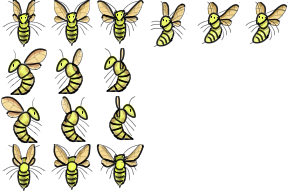
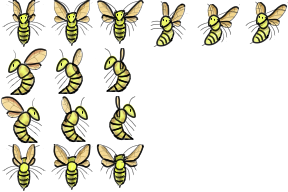
Comparing the layer stacks of the two w=288, h=192 images. Changes:
painted on "Legs" (2nd of 15, in "Left down 2" › "Line") over [197, 1, 240, 46]
painted on "Tactiles" (2nd of 3, in "Left down 2" › "Line") over [197, 1, 240, 46]
painted on "Patterns" (3rd of 28, in "Left down 2" › "Line") over [197, 1, 240, 46]
painted on "Eyes" (2nd of 6, in "Left down 2" › "Line") over [197, 1, 240, 46]
painted on "Back wings" (2nd of 8, in "Left down 2" › "Line") over [197, 1, 240, 46]
painted on "Front wings" (2nd of 8, in "Left down 2" › "Line") over [197, 1, 240, 46]
painted on "Head" (2nd of 18, in "Left down 2" › "Line") over [197, 1, 240, 46]
painted on "Middle body" (2nd of 3, in "Left down 2" › "Line") over [197, 1, 240, 46]
painted on "Lower body" (2nd of 3, in "Left down 2" › "Line") over [197, 1, 240, 46]
painted on "Shades" (2nd of 3, in "Left down 2" › "Drawings" › "Wings") over [197, 1, 240, 46]
painted on "Patterns" (4th of 28, in "Left down 2" › "Drawings" › "Wings") over [197, 1, 240, 46]
painted on "Base" (3rd of 16, in "Left down 2" › "Drawings" › "Wings") over [197, 1, 240, 46]
painted on "Light" (2nd of 3, in "Left down 2" › "Drawings" › "Head and body") over [197, 1, 240, 46]
painted on "Shadow" (2nd of 3, in "Left down 2" › "Drawings" › "Head and body") over [197, 1, 240, 46]
painted on "Base" (4th of 16, in "Left down 2" › "Drawings" › "Head and body") over [197, 1, 240, 46]
